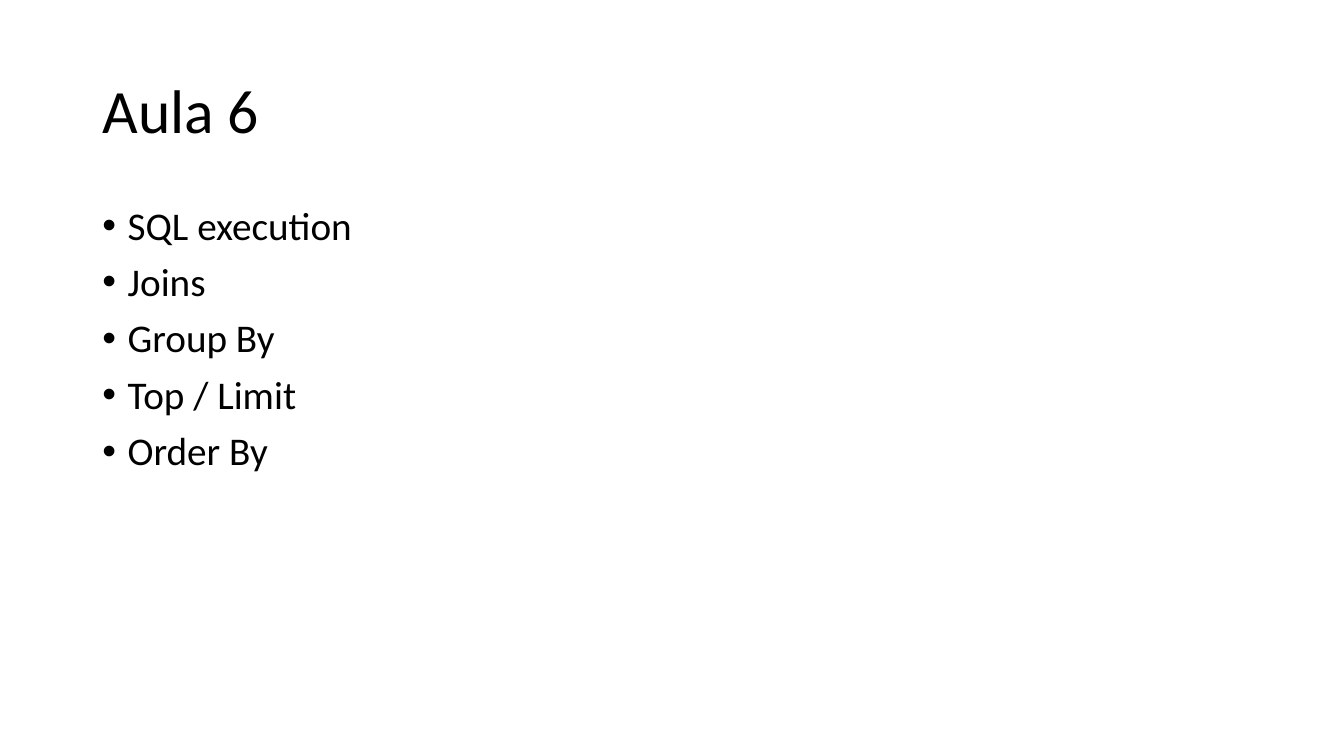
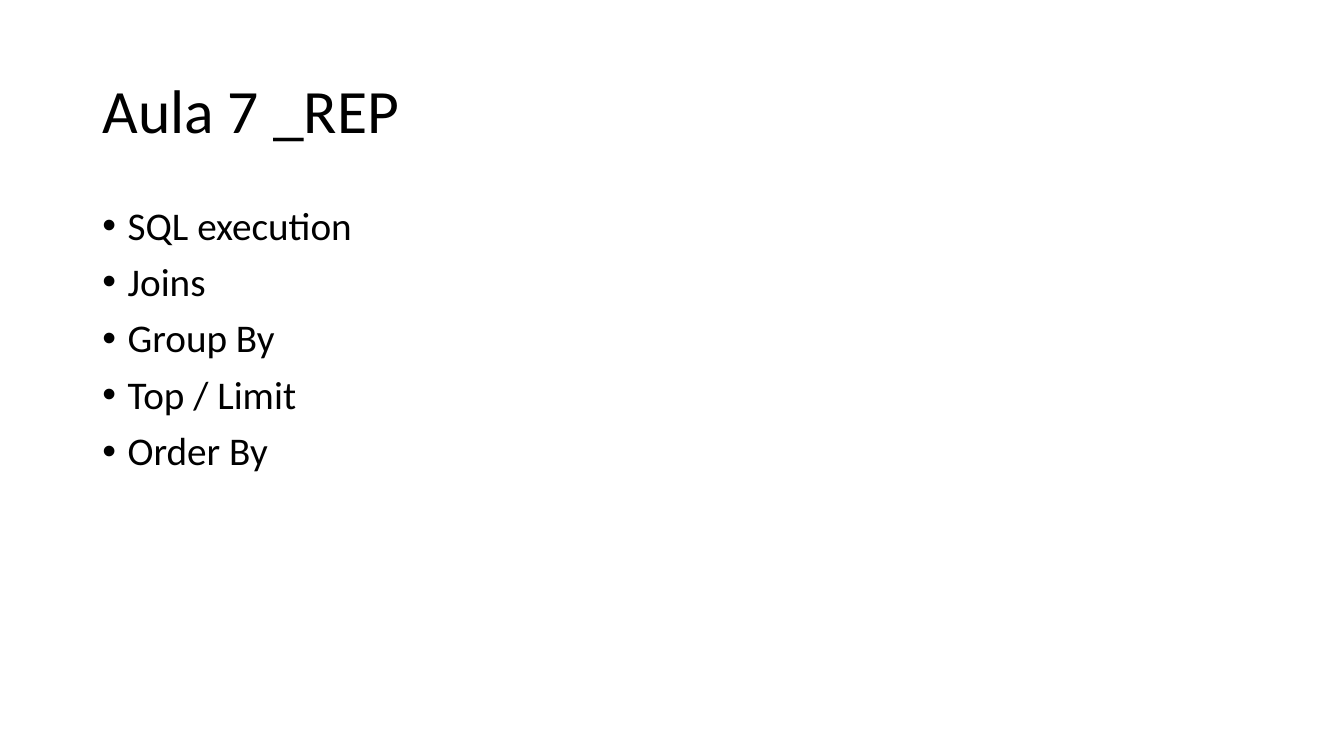
Before and after one commit to VictorInacio/learn-db, a slide deck: slide 40 of slides/Curso BD.pptx. Drawn at 1344x756 pixels with LibreOffice and Linux fonts; fonts in the diff are those of the drawing. Boxes give left, top, right and bottom in pixels: in the first picture for what was removed or moved away, otherwise in the second. Text is boxed around its words. In the diff, an @@ line names an element or a change of style, - is before the commit and + after.

Commit message:
PPT Aula 7

```diff
--- a/slides/Curso BD.pptx
+++ b/slides/Curso BD.pptx
@@ title at (102, 90, 399, 142): text changed @@
-Aula 6
+Aula 7 _REP
```
Also in this commit, not shown: 1 other slide changed, 2 slides added, 1 slide removed, 1 other file.
